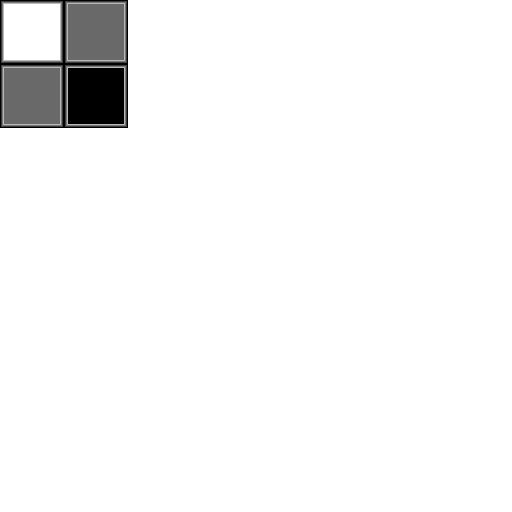
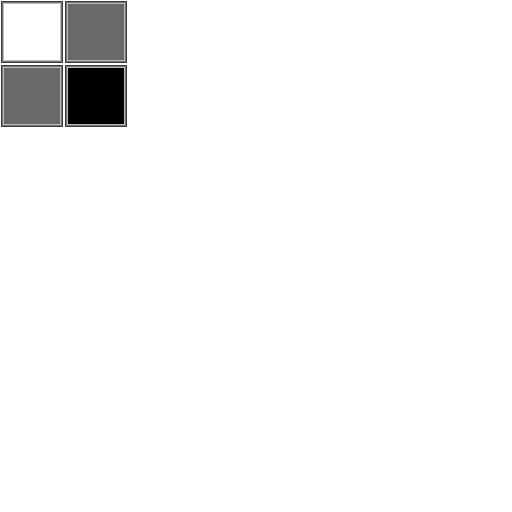
Layer changes from the first 512×512 image to the second:
painted on "Layer" over [0, 0, 128, 128]
